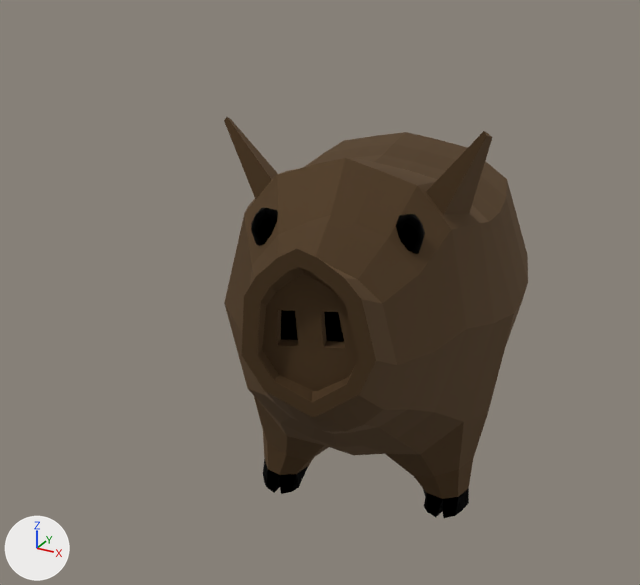
The glTF model models/pig.glb: old version first, new version second.
One viewpoint serves both versions: a 50 mm lens placed at (0.149, -0.323, 0.239), pointed at (-0.023, -0.01, 0.083). Every picture has the same lights, and +X, +Y and +Z are marked at lower left. Where no turn or scale is listed for an object, it has been applied to the vertices. Vertices at the same position are counted once.

The first picture shows 'Pig'.
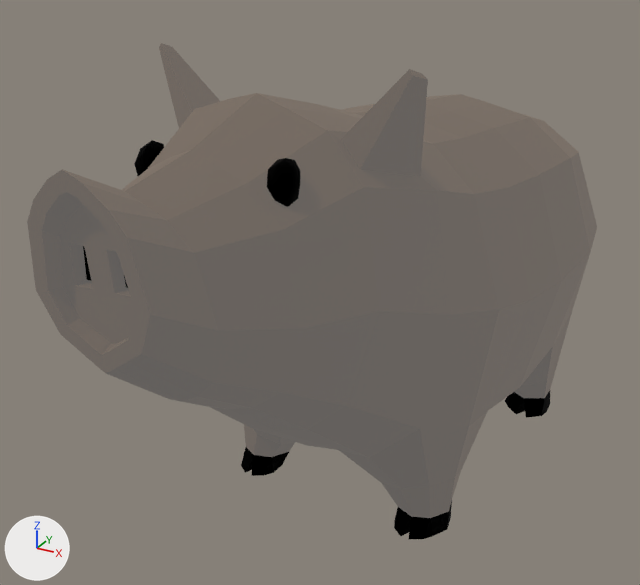
Where the newer file only moved an object's origin or applied its transform, the numbers keep the older frame.

Where the change shows, as pixel boxes [x1, y1, x2, y2] in the pictures (640 x 585 px):
'Pig', surface changed, mesh turned (brown to grey)
    before: [224, 117, 528, 518]
    after: [27, 43, 597, 539]

What the commit changed:
In material '09 - Default.001' (mat_09___default_001), emission_strength is now set to 0.1.
me_mesh_137 has 485 vertices, 949 faces and spans x -0.077..0.063, y -0.145..0.159, z 0.0..0.172.
me_mesh_137 is used by ob_pig; location (0.0, 0.0, 0.0).
me_mesh_137 part 1: the whole mesh is turned -19.6 degrees about the z axis through the mesh origin and scaled by 1.13.
